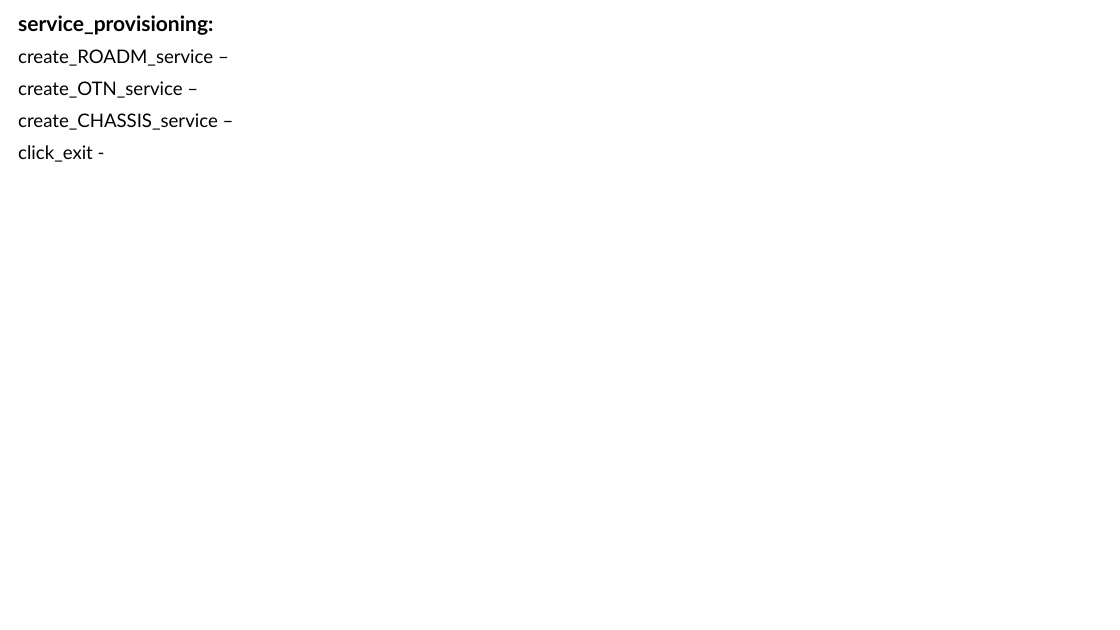
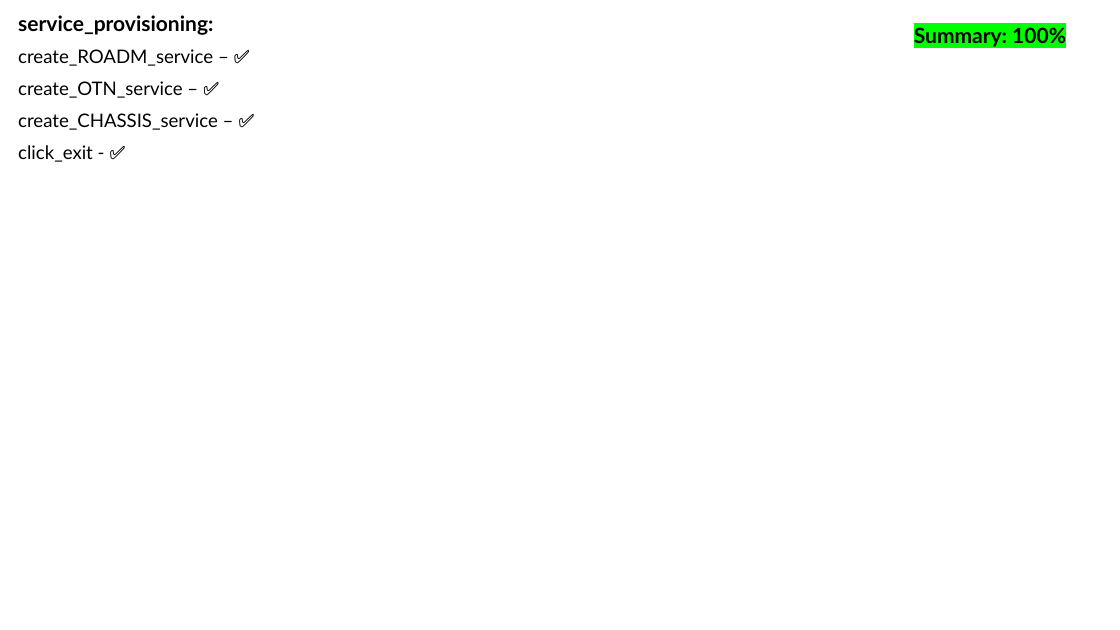
Before and after one commit to Yuval10Dahan/LightWatch_WEB, a slide deck: slide 13 of Docs/Progress_Check_Box.pptx (slide 7 before the commit). Drawn at 1120x630 pixels with LibreOffice and Linux fonts; fonts in the diff are those of the drawing. Boxes give left, top, right and bottom in pixels: in the first picture for what was removed or moved away, otherwise in the second. Text is boxed around its words. In the diff, an @@ line names an element or a change of style, - is before the commit and + after.

```diff
--- a/Docs/Progress_Check_Box.pptx
+++ b/Docs/Progress_Check_Box.pptx
@@ text added at (x1=914, y1=27, x2=1066, y2=47), 18 pt, text #000000, bold @@
+Summary: 100%
@@ subtitle at (x1=18, y1=49, x2=218, y2=162): text changed @@
-create_ROADM_service –
-create_OTN_service –
-create_CHASSIS_service –
-click_exit -
+create_ROADM_service – ✅
+create_OTN_service – ✅
+create_CHASSIS_service – ✅
+click_exit - ✅
```
Also in this commit, not shown: 12 other slides changed, 15 slides added, 15 other files.
